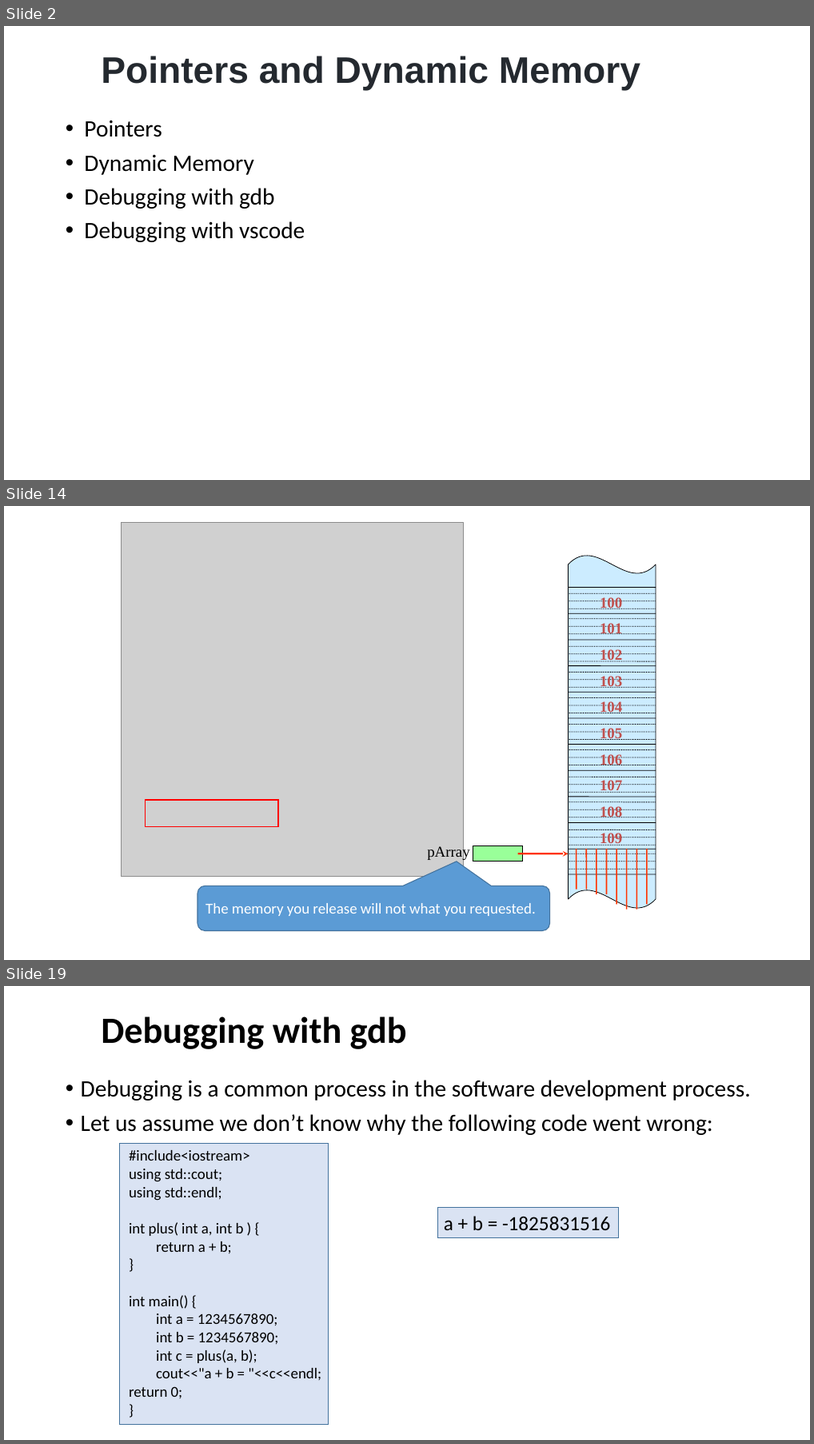
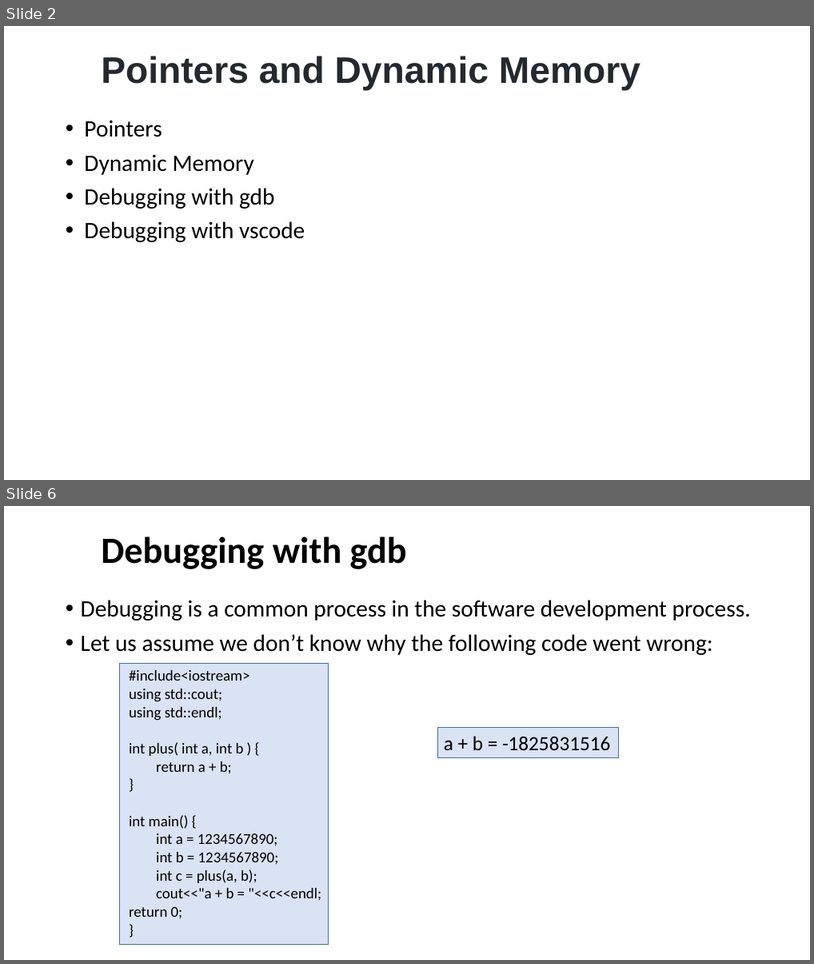
Before and after one commit to dayekuaipao/CPPLearning, a slide deck: week05/Lab05.pptx. Shown one above the other, each under a label of ours: slides 2, 14 and 19 before the commit, slides 2 and 6 after it; the slides between them are not shown. The pictures are 814x1444 and 814x964 pixels, drawn with LibreOffice and Linux fonts; fonts in the diff are those of the drawing; grey boxes stand for pictures; background and template pictures are left out. Boxes give left, top, right and bottom in pixels: in the first picture for what was removed or moved away, otherwise in the second. Text is boxed around its words. In the diff, an @@ line names an element or a change of style, - is before the commit and + after.

```diff
--- a/week05/Lab05.pptx
+++ b/week05/Lab05.pptx
@@ slide 14 removed at <box>4,506,810,960</box>, background #FFFFFF @@
@@ picture removed at <box>121,522,463,876</box> @@
@@ text removed at <box>600,597,622,845</box> @@
-100
-101
-102
-103
-104
-105
-106
-107
-108
-109
@@ rectangle removed at <box>146,800,278,827</box> @@
@@ text removed at <box>427,844,470,860</box> @@
-pArray
@@ rectangle removed at <box>473,846,523,861</box> @@
@@ arrow removed from (518, 853) to (569, 853) @@
@@ group removed at <box>577,848,647,909</box>: 8 lines @@
@@ rounded speech box removed at <box>198,885,550,930</box> @@
-The memory you release will not what you requested.
@@ group removed at <box>569,555,656,908</box>: 45 lines, 1 wave @@
@@ what was slide 19 is now slide 6 @@
```
Also in this commit, not shown: 3 slides changed, 2 slides added, 14 other slides removed.
